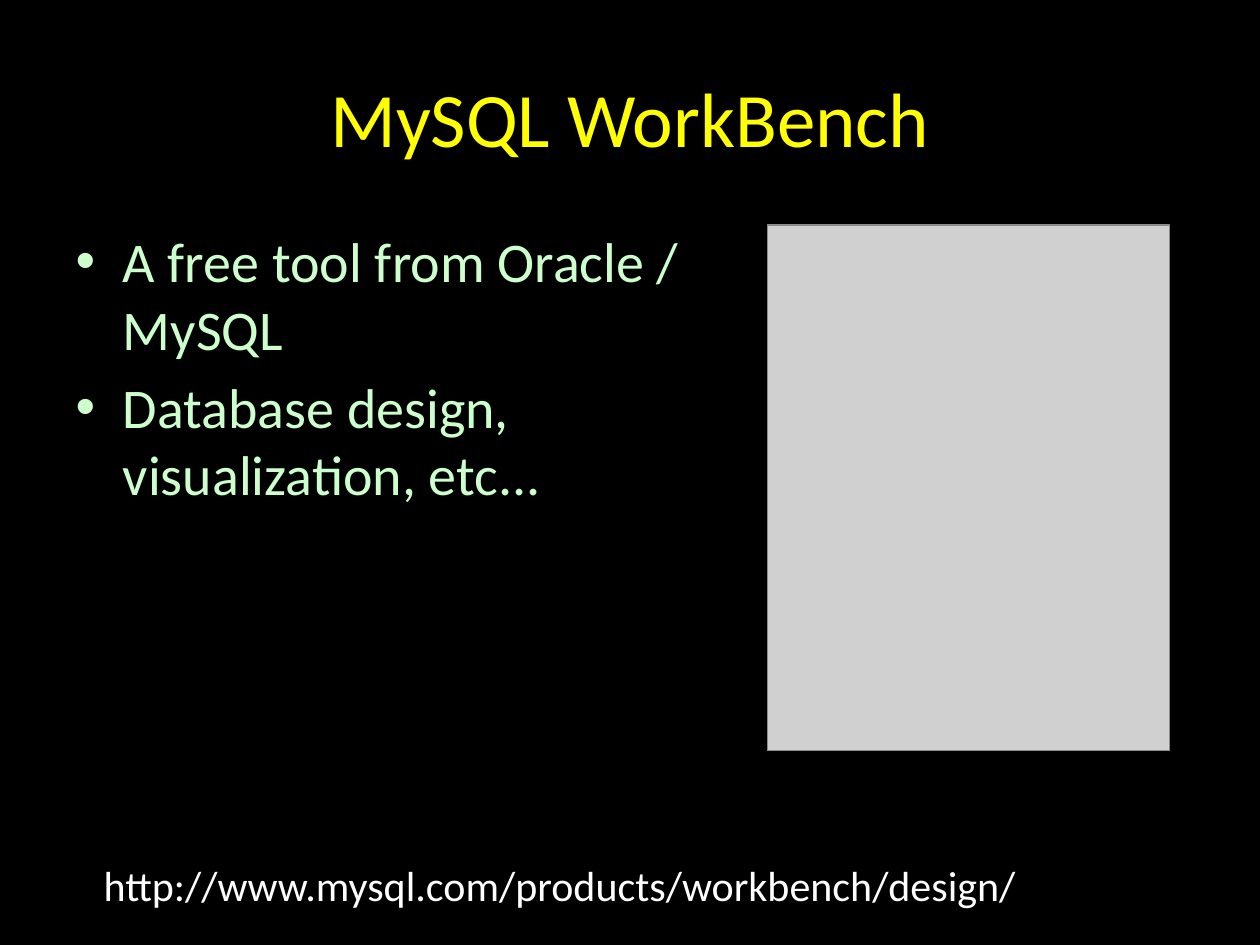
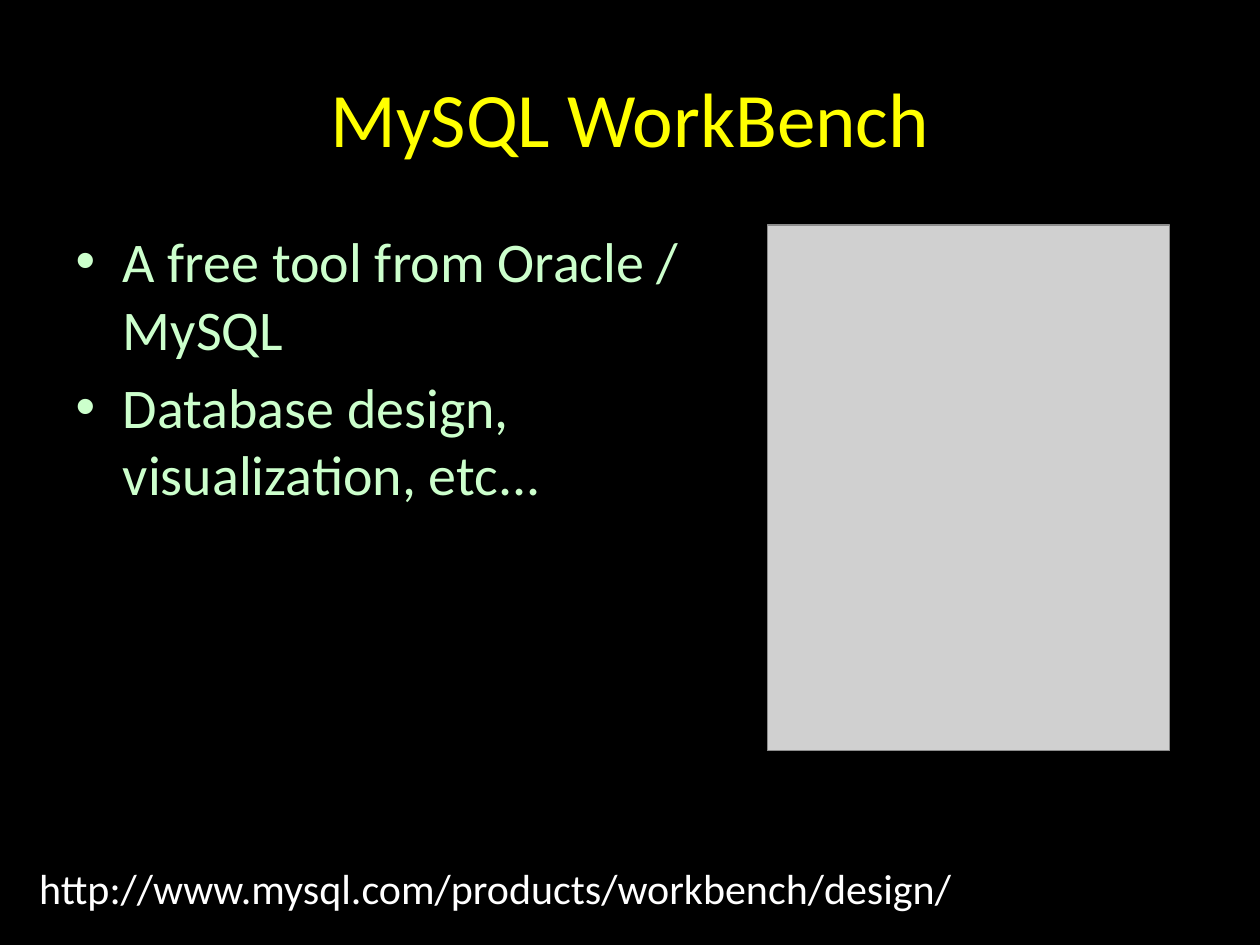
Before and after one commit to tsugiproject/tsugi, a slide deck: slide 3 of docs/lectures/02-Data-Model.pptx. Drawn at 1260x945 pixels with LibreOffice and Linux fonts; fonts in the diff are those of the drawing; grey boxes stand for pictures. Boxes give left, top, right and bottom in pixels: in the first picture for what was removed or moved away, otherwise in the second. Text is boxed around its words. In the diff, an @@ line names an element or a change of style, - is before the commit and + after.

```diff
--- a/docs/lectures/02-Data-Model.pptx
+++ b/docs/lectures/02-Data-Model.pptx
@@ text "http://www.mysql.com/products/workbench/design/": place and size @@
-text "http://www.mysql.com/products/workbench/design/" at [104, 871, 1016, 909]
+text "http://www.mysql.com/products/workbench/design/" at [39, 874, 951, 912]
```
Also in this commit, not shown: 8 other slides changed.
